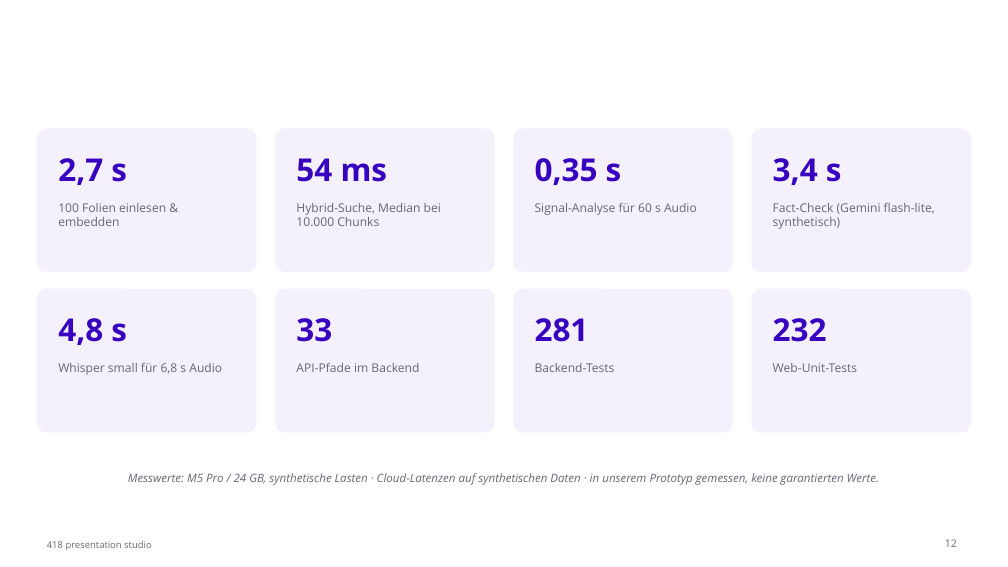
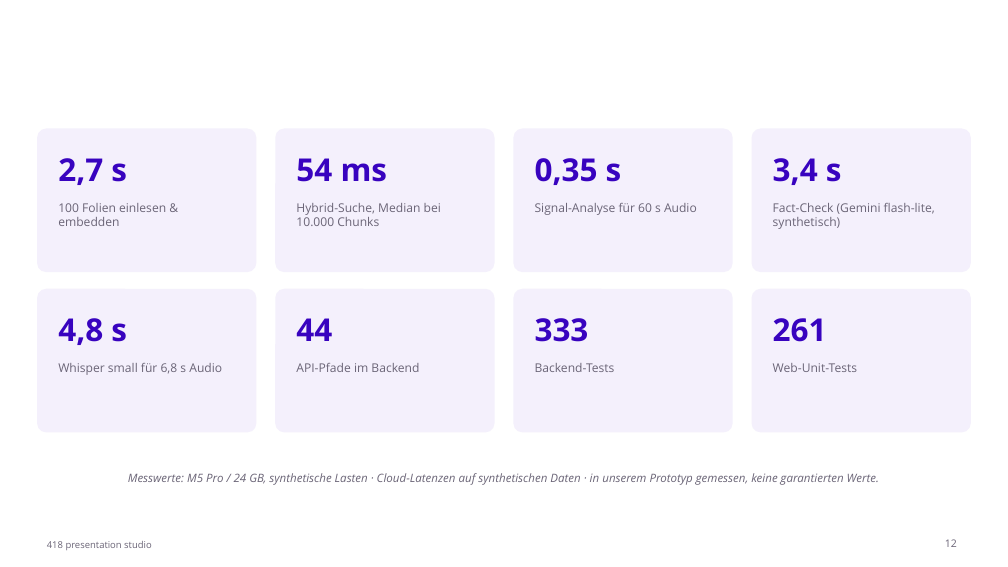
Before and after one commit to johannes3502/hackathon-fulda, a slide deck: slide 12 of pitch/PitchPractice-Pitch.pptx. Drawn at 1008x567 pixels with LibreOffice and Linux fonts; fonts in the diff are those of the drawing. Boxes give left, top, right and bottom in pixels: in the first picture for what was removed or moved away, otherwise in the second. Text is boxed around its words. In the diff, an @@ line names an element or a change of style, - is before the commit and + after.

```diff
--- a/pitch/PitchPractice-Pitch.pptx
+++ b/pitch/PitchPractice-Pitch.pptx
@@ text at bbox=[296, 318, 332, 341]: text changed @@
-33
+44
@@ text at bbox=[535, 318, 589, 342]: text changed @@
-281
+333
@@ text at bbox=[773, 318, 827, 342]: text changed @@
-232
+261
```
Also in this commit, not shown: 7 other slides changed, 14 other files.
